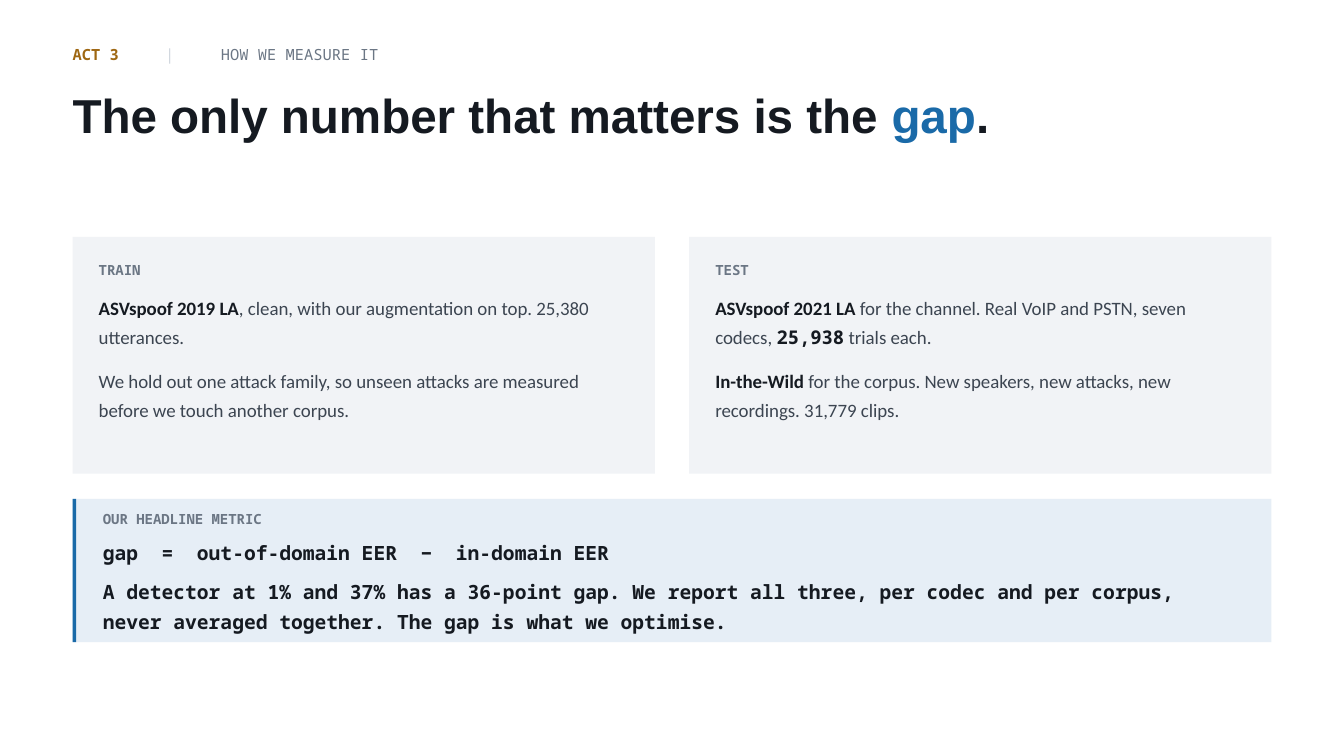
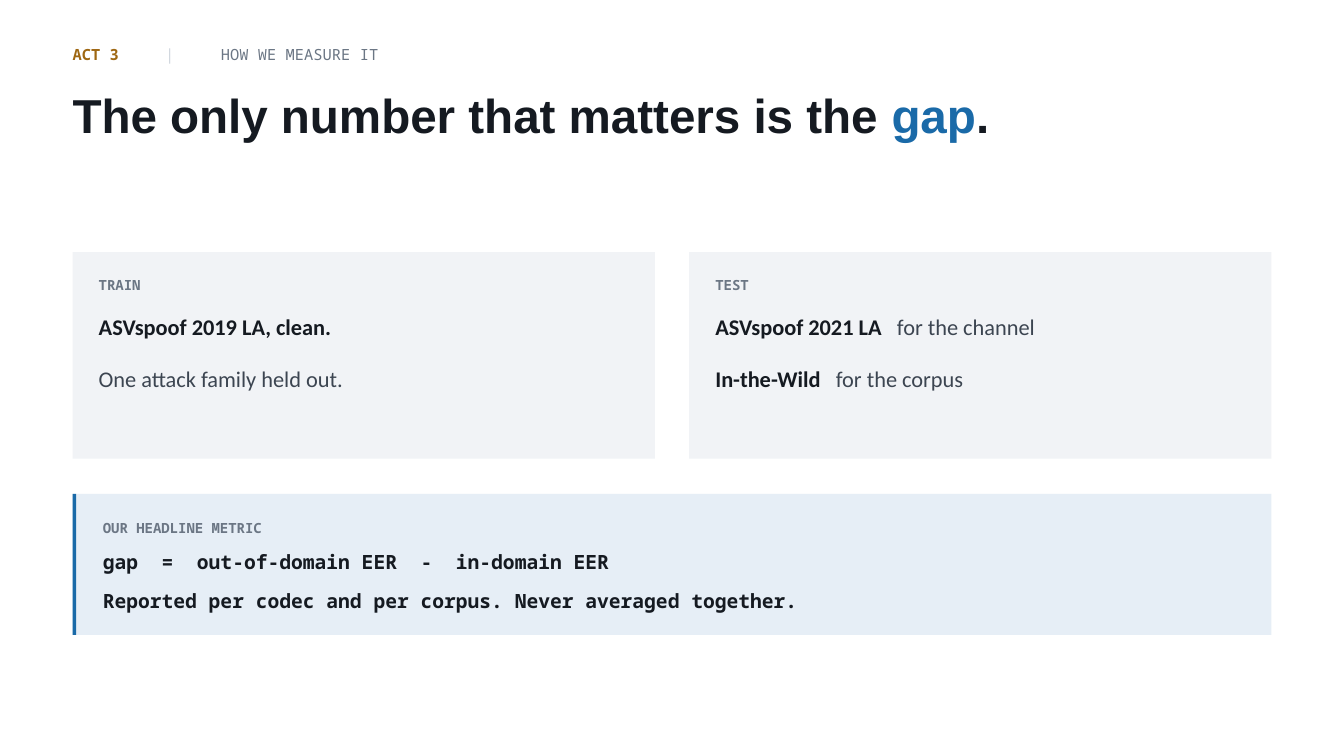
Before and after one commit to mertBiricik/vishing, a slide deck: slide 8 of slides/proposal.pptx. Drawn at 1344x756 pixels with LibreOffice and Linux fonts; fonts in the diff are those of the drawing. Boxes give left, top, right and bottom in pixels: in the first picture for what was removed or moved away, otherwise in the second. Text is boxed around its words. In the diff, an @@ line names an element or a change of style, - is before the commit and + after.

```diff
--- a/slides/proposal.pptx
+++ b/slides/proposal.pptx
@@ rectangle: place and size @@
-rectangle at <box>73,237,655,474</box>
+rectangle at <box>73,252,655,459</box>
@@ rectangle: place and size @@
-rectangle at <box>690,237,1272,474</box>
+rectangle at <box>690,252,1272,459</box>
@@ text "TRAIN": place and size @@
-text "TRAIN" at <box>99,265,588,420</box>
+text "TRAIN" at <box>99,280,343,391</box>
@@ text "TEST": place and size @@
-text "TEST" at <box>715,265,1186,420</box>
+text "TEST" at <box>715,280,1035,391</box>
@@ text at <box>99,319,343,391</box>: text changed; size 13.5 to 16 pt @@
-ASVspoof 2019 LA, clean, with our augmentation on top. 25,380 utterances.
-We hold out one attack family, so unseen attacks are measured before we touch another corpus.
+ASVspoof 2019 LA, clean.
+One attack family held out.
@@ text at <box>715,319,1035,391</box>: text changed; size 13.5 to 16 pt; text colour #3C4551 to #151A21; bold on @@
-ASVspoof 2021 LA for the channel. Real VoIP and PSTN, seven codecs, 25,938 trials each.
-In-the-Wild for the corpus. New speakers, new attacks, new recordings. 31,779 clips.
+ASVspoof 2021 LA for the channel
+In-the-Wild for the corpus
@@ rectangle: place and size @@
-rectangle at <box>73,499,1271,642</box>
+rectangle at <box>73,494,1271,635</box>
@@ rectangle: place and size @@
-rectangle at <box>73,499,77,642</box>
+rectangle at <box>73,494,77,635</box>
@@ text at <box>103,554,797,613</box>: text changed @@
-gap = out-of-domain EER − in-domain EER
-A detector at 1% and 37% has a 36-point gap. We report all three, per codec and per corpus, never averaged together. The gap is what we optimise.
+gap = out-of-domain EER - in-domain EER
+Reported per codec and per corpus. Never averaged together.
```
Also in this commit, not shown: 11 other slides changed, 1 slide added, 2 other files.
